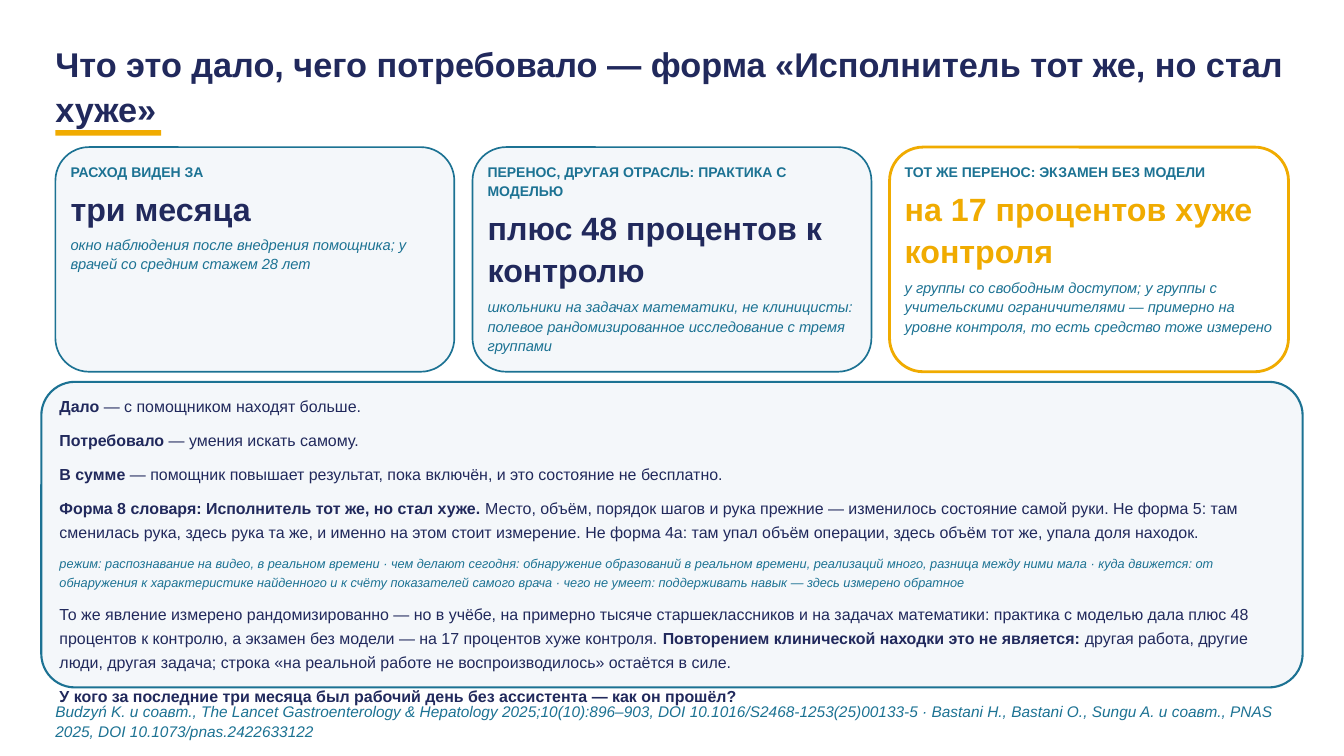
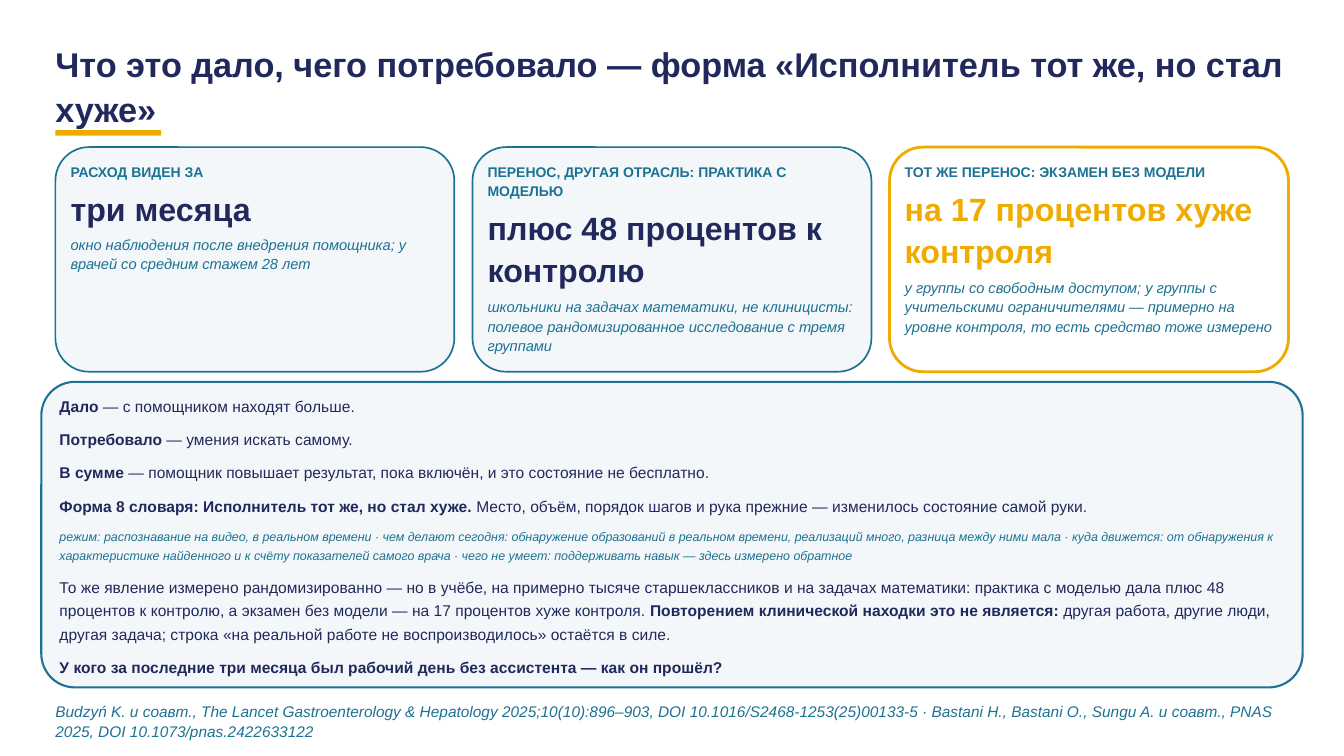
Before and after one commit to tellina-study/AI-usage-lessons, a slide deck: slide 95 of library/lectures/lec-07/rework/deck/lec-07-karkas.pptx. Drawn at 1344x756 pixels with LibreOffice and Linux fonts; fonts in the diff are those of the drawing. Boxes give left, top, right and bottom in pixels: in the first picture for what was removed or moved away, otherwise in the second. Text is boxed around its words. In the diff, an @@ line names an element or a change of style, - is before the commit and + after.

```diff
--- a/library/lectures/lec-07/rework/deck/lec-07-karkas.pptx
+++ b/library/lectures/lec-07/rework/deck/lec-07-karkas.pptx
@@ text at bbox=[59, 400, 1273, 676]: size 11.4 to 11.1 pt in "Дало — с помощником находят больше.", "Потребовало — умения искать самому.", "В сумме — помощник повышает результат, пока ...", "То же явление измерено рандомизированно — но ..." and 1 more places; size 9.1 to 8.9 pt in "режим: распознавание на видео, в реальном времени ..." @@
@@ text at bbox=[59, 500, 1087, 515]: text changed; size 11.4 to 11.1 pt @@
-Форма 8 словаря: Исполнитель тот же, но стал хуже. Место, объём, порядок шагов и рука прежние — изменилось состояние самой руки. Не форма 5: там сменилась рука, здесь рука та же, и именно на этом стоит измерение. Не форма 4а: там упал объём операции, здесь объём тот же, упала доля находок.
+Форма 8 словаря: Исполнитель тот же, но стал хуже. Место, объём, порядок шагов и рука прежние — изменилось состояние самой руки.
```
Also in this commit, not shown: 35 other slides changed, 12 other files.
